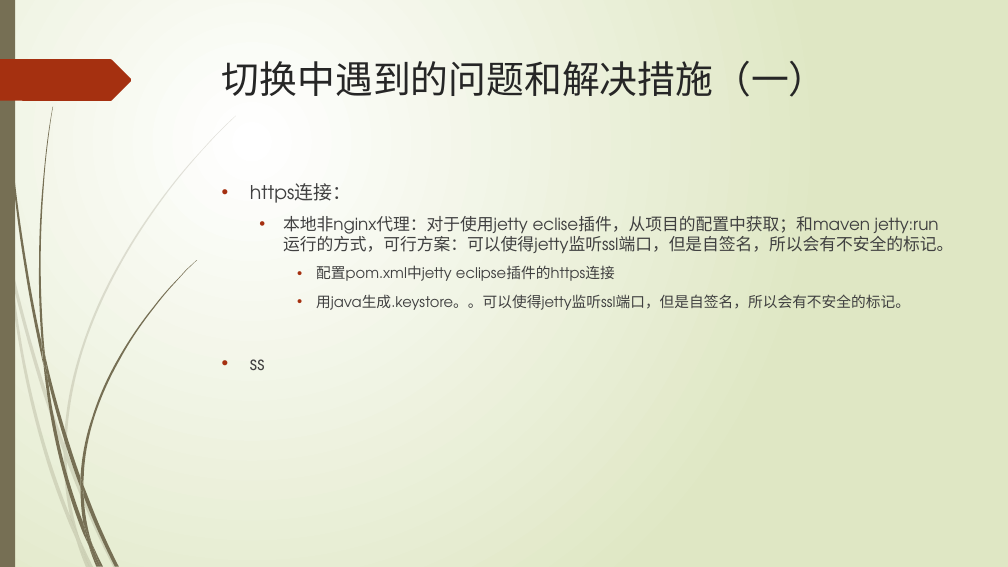
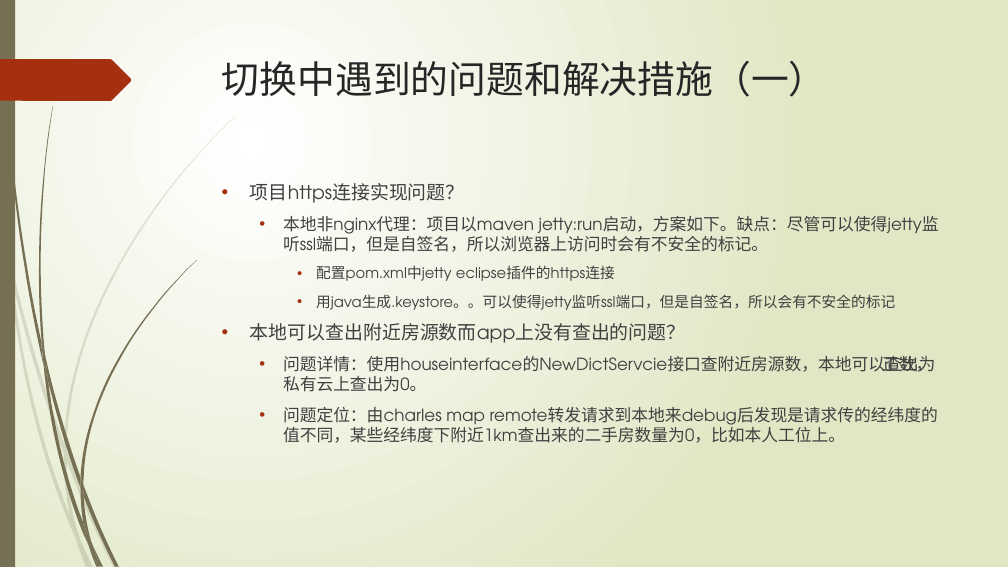
Before and after one commit to lspgithublxh/document, a slide deck: slide 12 of 业务习惯/入职三月以来工作总结.pptx. Drawn at 1008x567 pixels with LibreOffice and Linux fonts; fonts in the diff are those of the drawing. Boxes give left, top, right and bottom in pixels: in the first picture for what was removed or moved away, otherwise in the second. Text is boxed around its words. In the diff, an @@ line names an element or a change of style, - is before the commit and + after.

```diff
--- a/业务习惯/入职三月以来工作总结.pptx
+++ b/业务习惯/入职三月以来工作总结.pptx
@@ text at (250, 183, 939, 252): text changed @@
-• https连接：
-  • 本地非nginx代理：对于使用jetty eclise插件，从项目的配置中获取；和maven jetty:run运行的方式，可行方案：可以使得jetty监听ssl端口，但是自签名，所以会有不安全的标记。
+• 项目https连接实现问题？
+  • 本地非nginx代理：项目以maven jetty:run启动，方案如下。缺点：尽管可以使得jetty监听ssl端口，但是自签名，所以浏览器上访问时会有不安全的标记。
@@ text at (250, 294, 935, 443): text changed; size 14 to 16 pt @@
-    • 用java生成.keystore。。可以使得jetty监听ssl端口，但是自签名，所以会有不安全的标记。
-• ss
+    • 用java生成.keystore。。可以使得jetty监听ssl端口，但是自签名，所以会有不安全的标记
+• 本地可以查出附近房源数而app上没有查出的问题？
+  • 问题详情：使用houseinterface的NewDictServcie接口查附近房源数，本地可以查出为 正数，私有云上查出为0。
+  • 问题定位：由charles map remote转发请求到本地来debug后发现是请求传的经纬度的值不同，某些经纬度下附近1km查出来的二手房数量为0，比如本人工位上。
```
Also in this commit, not shown: 4 slides added, 1 slide removed.
